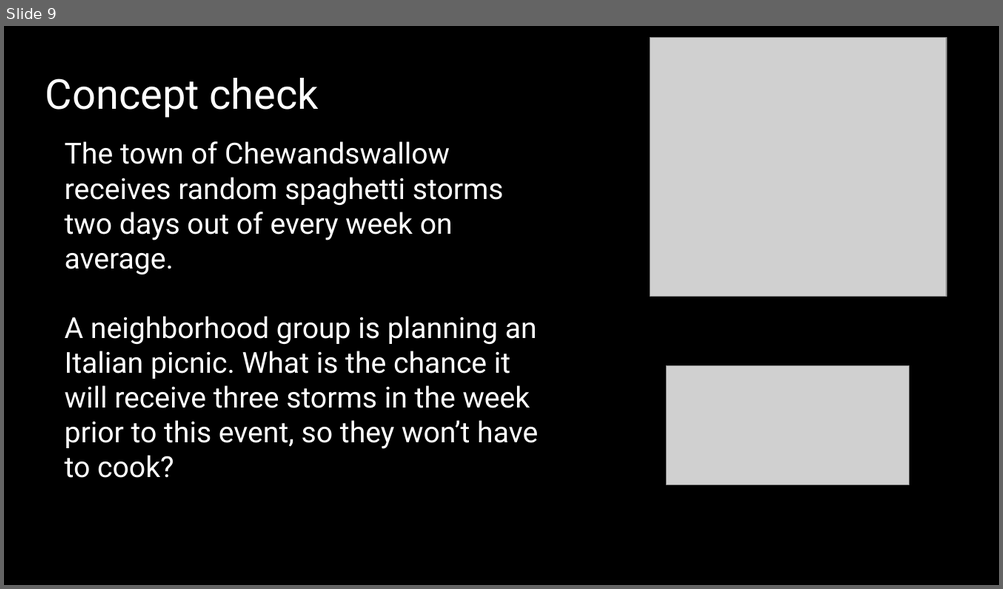
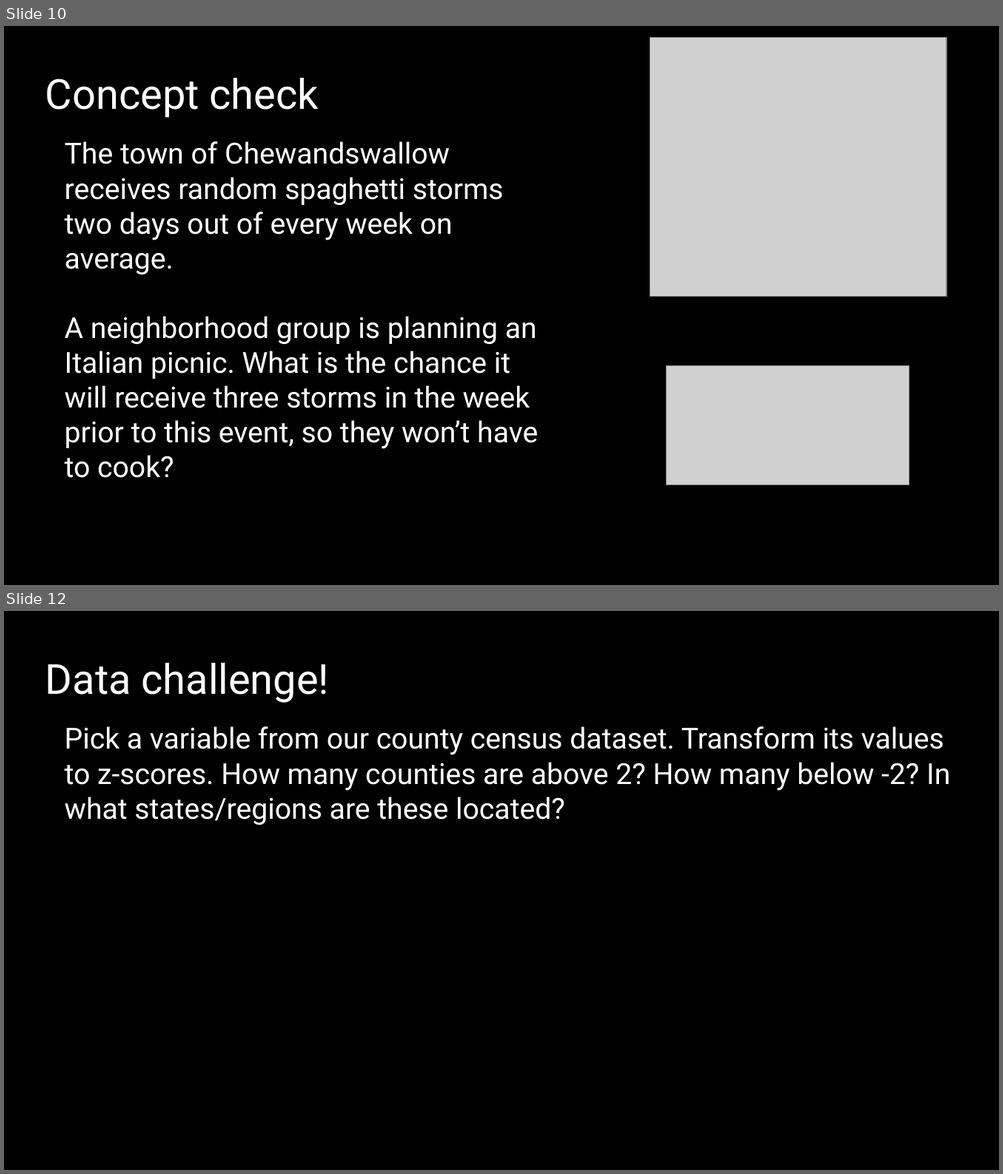
Before and after one commit to jshannon75/geog4300, a slide deck: in_class_slides/geog4300_W06-1 Probability and ZT scores.pptx. Shown one above the other, each under a label of ours: slide 9 before the commit, slides 10 and 12 after it; the slides between them are not shown. The pictures are 1003x589 and 1003x1174 pixels, drawn with LibreOffice and Linux fonts; fonts in the diff are those of the drawing; grey boxes stand for pictures; background and template pictures are left out. Boxes give left, top, right and bottom in pixels: in the first picture for what was removed or moved away, otherwise in the second. Text is boxed around its words. In the diff, an @@ line names an element or a change of style, - is before the commit and + after.

```diff
--- a/in_class_slides/geog4300_W06-1 Probability and ZT scores.pptx
+++ b/in_class_slides/geog4300_W06-1 Probability and ZT scores.pptx
@@ slide 12 added at <box>4,611,999,1170</box>, background picture (left out) @@
@@ text added at <box>45,663,330,703</box>, 40 pt, text #FFFFFF @@
+Data challenge!
@@ text added at <box>65,726,950,825</box>, 28 pt, text #FFFFFF @@
+Pick a variable from our county census dataset. Transform its values to z-scores. How many counties are above 2? How many below -2? In what states/regions are these located?
@@ what was slide 9 is now slide 10 @@
```
Also in this commit, not shown: 2 other slides added, 5 other files.
